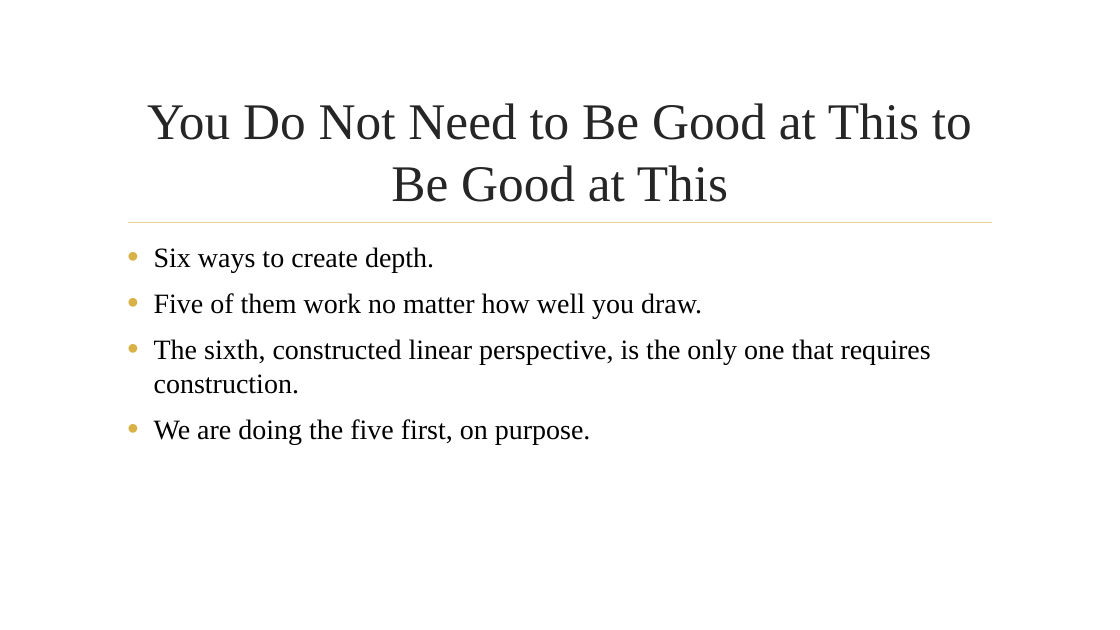
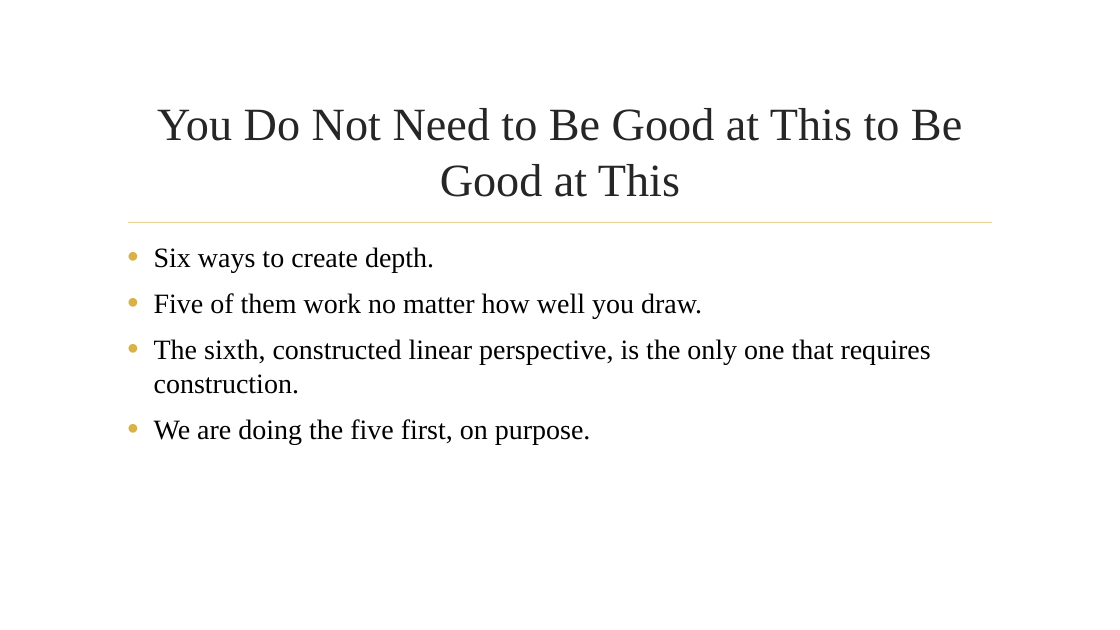
Before and after one commit to dcoes/Classes, a slide deck: slide 3 of Storyboarding/NewLectures/06_Perspective_REVISED.pptx. Drawn at 1120x630 pixels with LibreOffice and Linux fonts; fonts in the diff are those of the drawing; background and template pictures are left out. Boxes give left, top, right and bottom in pixels: in the first picture for what was removed or moved away, otherwise in the second. Text is boxed around its words. In the diff, an @@ line names an element or a change of style, - is before the commit and + after.

```diff
--- a/Storyboarding/NewLectures/06_Perspective_REVISED.pptx
+++ b/Storyboarding/NewLectures/06_Perspective_REVISED.pptx
@@ title "You Do Not Need to ..." at (x1=157, y1=108, x2=962, y2=197): size 44 to 39.6 pt @@
```
Also in this commit, not shown: 10 other slides changed, 2 slides removed, 2 other files.
